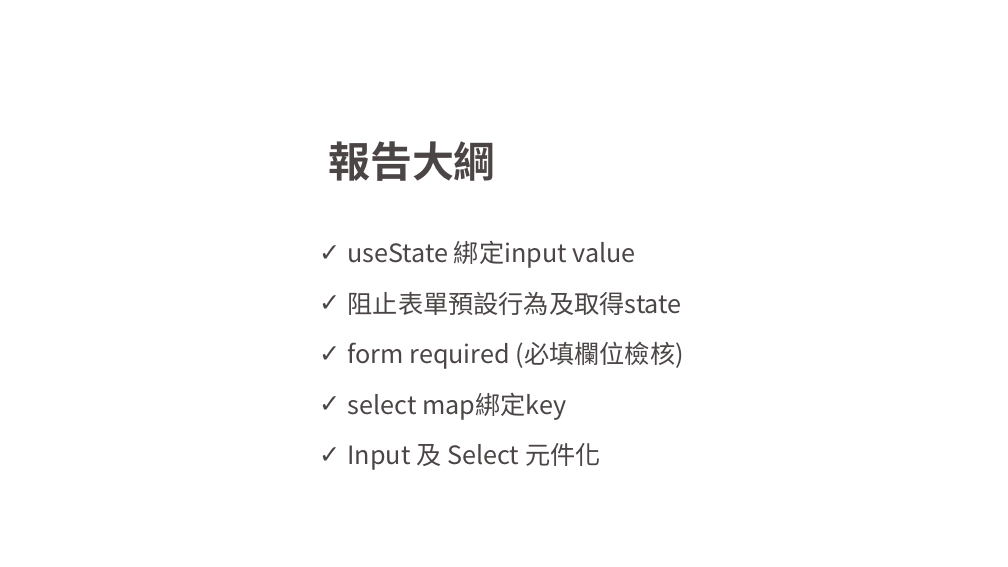
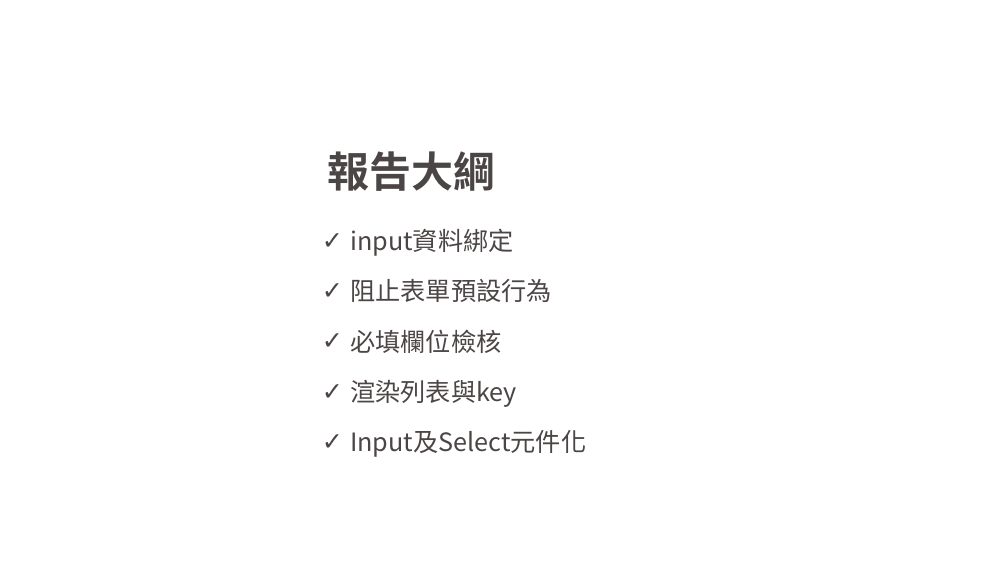
Before and after one commit to leeyouyi/course, a slide deck: slide 2 of 講義/第五堂課React-form.pptx. Drawn at 1008x567 pixels with LibreOffice and Linux fonts; fonts in the diff are those of the drawing; background and template pictures are left out. Boxes give left, top, right and bottom in pixels: in the first picture for what was removed or moved away, otherwise in the second. Text is boxed around its words. In the diff, an @@ line names an element or a change of style, - is before the commit and + after.

```diff
--- a/講義/第五堂課React-form.pptx
+++ b/講義/第五堂課React-form.pptx
@@ title "報告大綱": place and size @@
-title "報告大綱" at (328,141,496,181)
+title "報告大綱" at (327,151,495,191)
@@ text at (350,229,586,457): text changed @@
-✓ useState 綁定input value
-✓ 阻止表單預設行為及取得state
-✓ form required (必填欄位檢核)
-✓ select map綁定key
-✓ Input 及 Select 元件化
+✓ input資料綁定
+✓ 阻止表單預設行為
+✓ 必填欄位檢核
+✓ 渲染列表與key
+✓ Input及Select元件化
```
Also in this commit, not shown: 6 other slides changed, 2 other files.
